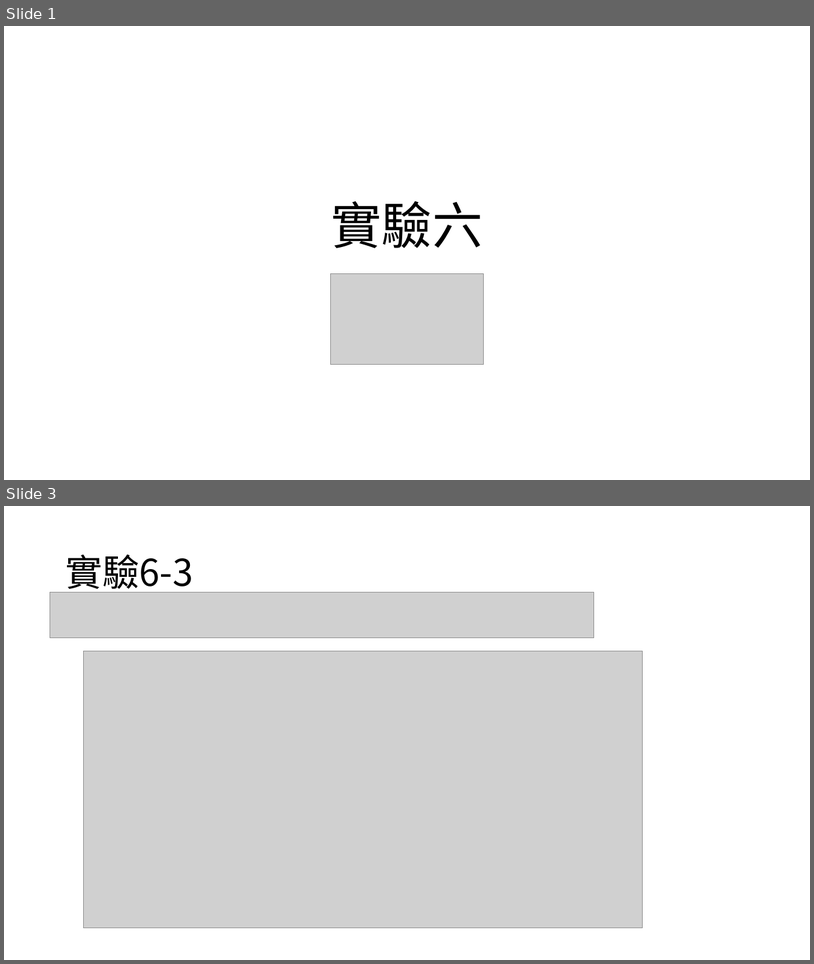
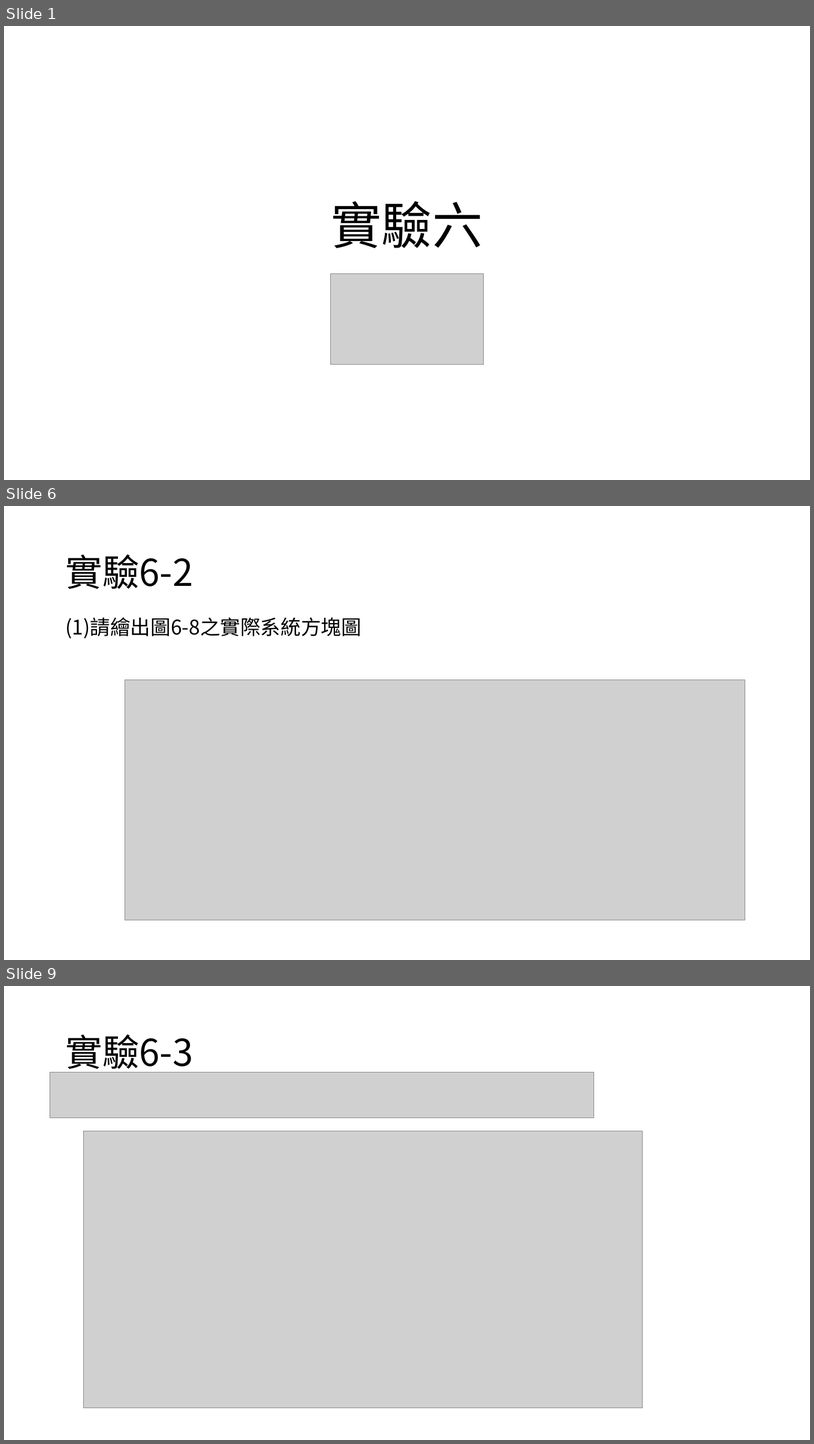
Before and after one commit to yeyi58095/control_lab, a slide deck: 實驗六/presentation/實驗六_第二組_葉彥辰_郭亮佑_蘇昱嘉.pptx. Shown one above the other, each under a label of ours: slides 1 and 3 before the commit, slides 1, 6 and 9 after it; the slides between them are not shown. The pictures are 814x964 and 814x1444 pixels, drawn with LibreOffice and Linux fonts; fonts in the diff are those of the drawing; grey boxes stand for pictures. Boxes give left, top, right and bottom in pixels: in the first picture for what was removed or moved away, otherwise in the second. Text is boxed around its words. In the diff, an @@ line names an element or a change of style, - is before the commit and + after.

```diff
--- a/實驗六/presentation/實驗六_第二組_葉彥辰_郭亮佑_蘇昱嘉.pptx
+++ b/實驗六/presentation/實驗六_第二組_葉彥辰_郭亮佑_蘇昱嘉.pptx
@@ slide 6 added at (4, 506, 810, 960), background #FFFFFF @@
@@ title added at (65, 554, 193, 589), 44 pt, text #000000 @@
+實驗6-2
@@ text added at (65, 617, 362, 639), 24 pt, text #000000 @@
+(1)請繪出圖6-8之實際系統方塊圖
@@ picture added at (125, 679, 745, 920) @@
@@ what was slide 3 is now slide 9 @@
```
Also in this commit, not shown: 2 slides changed, 5 other slides added, 6 other files.
